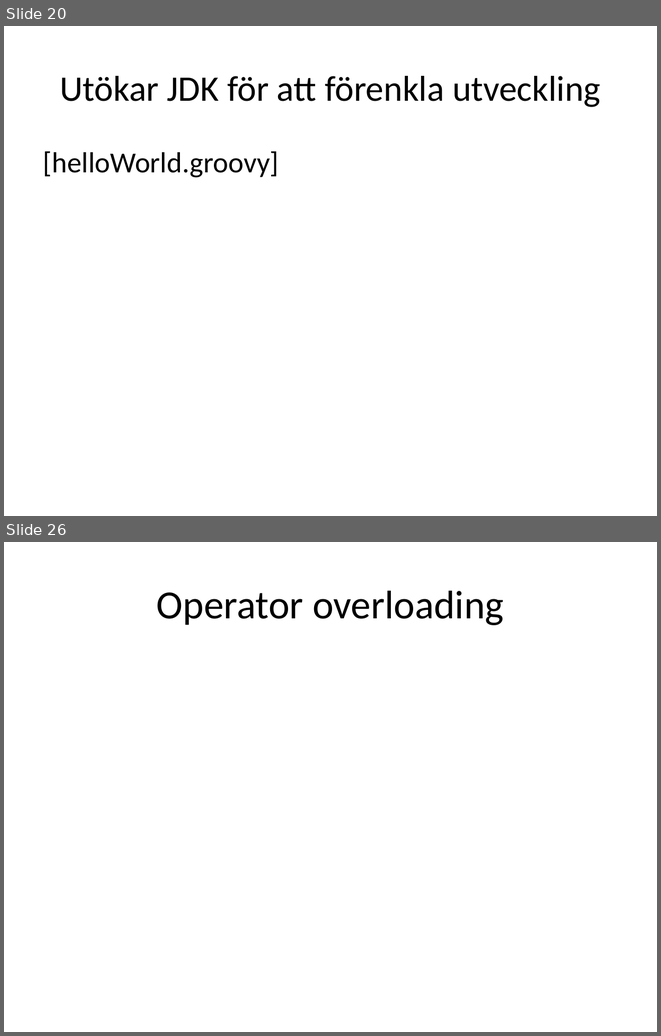
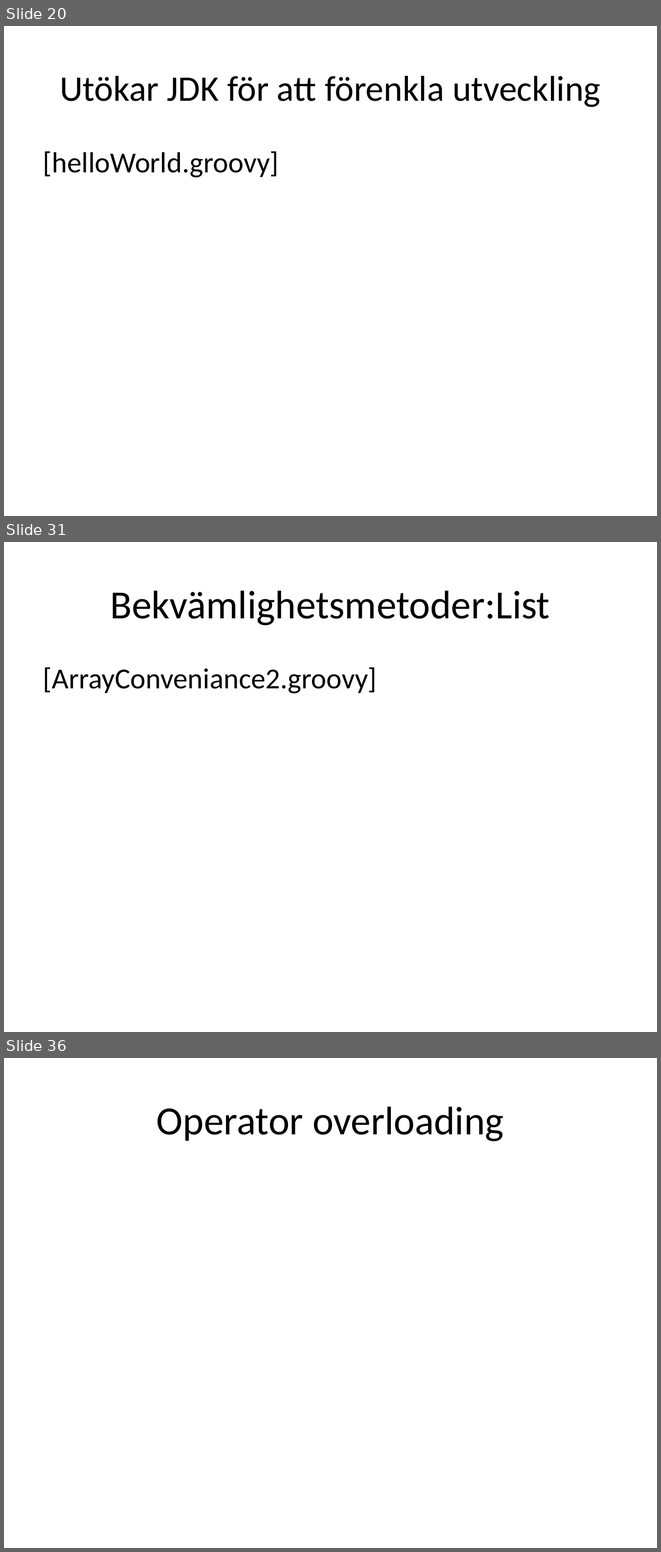
Before and after one commit to me97esn/groovyseminarium, a slide deck: groovyseminarie/dokument/groovyseminarium_source.pptx. Shown one above the other, each under a label of ours: slides 20 and 26 before the commit, slides 20, 31 and 36 after it; the slides between them are not shown. The pictures are 661x1036 and 661x1552 pixels, drawn with LibreOffice and Linux fonts; fonts in the diff are those of the drawing. Boxes give left, top, right and bottom in pixels: in the first picture for what was removed or moved away, otherwise in the second. Text is boxed around its words. In the diff, an @@ line names an element or a change of style, - is before the commit and + after.

Commit message:
lagt till conveniance methods

```diff
--- a/groovyseminarie/dokument/groovyseminarium_source.pptx
+++ b/groovyseminarie/dokument/groovyseminarium_source.pptx
@@ slide 31 added at (4, 542, 657, 1032), background #FFFFFF @@
@@ title added at (110, 590, 550, 625), 44 pt, text #000000 @@
+Bekvämlighetsmetoder:List
@@ text added at (43, 667, 377, 694), 32 pt, text #000000 @@
+[ArrayConveniance2.groovy]
@@ what was slide 26 is now slide 36 @@
```
Also in this commit, not shown: 6 slides changed, 8 other slides added, 6 other files.
